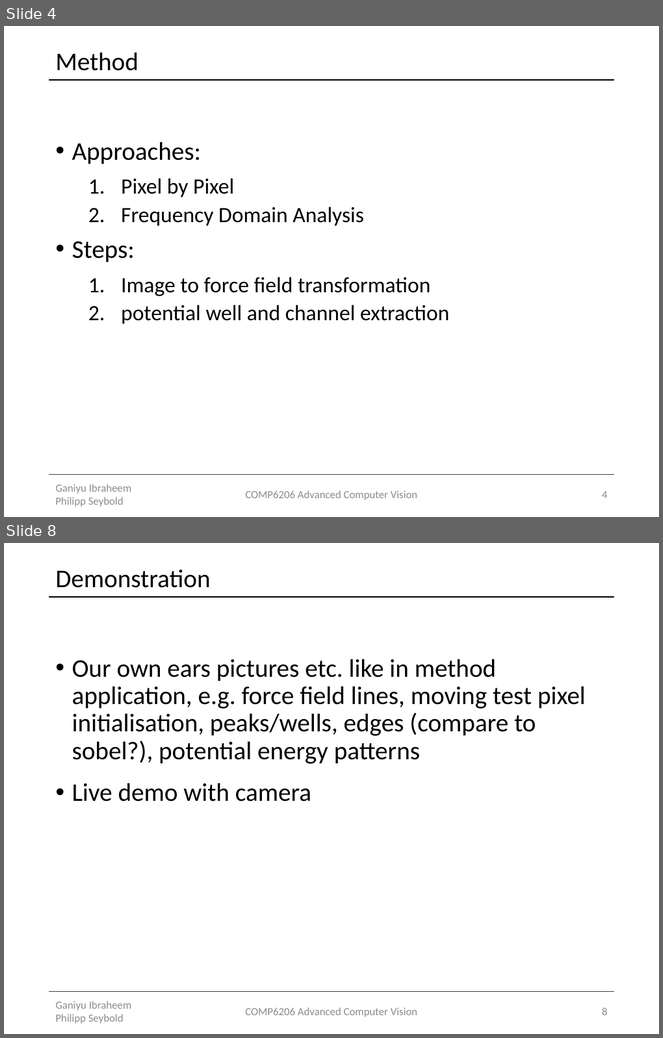
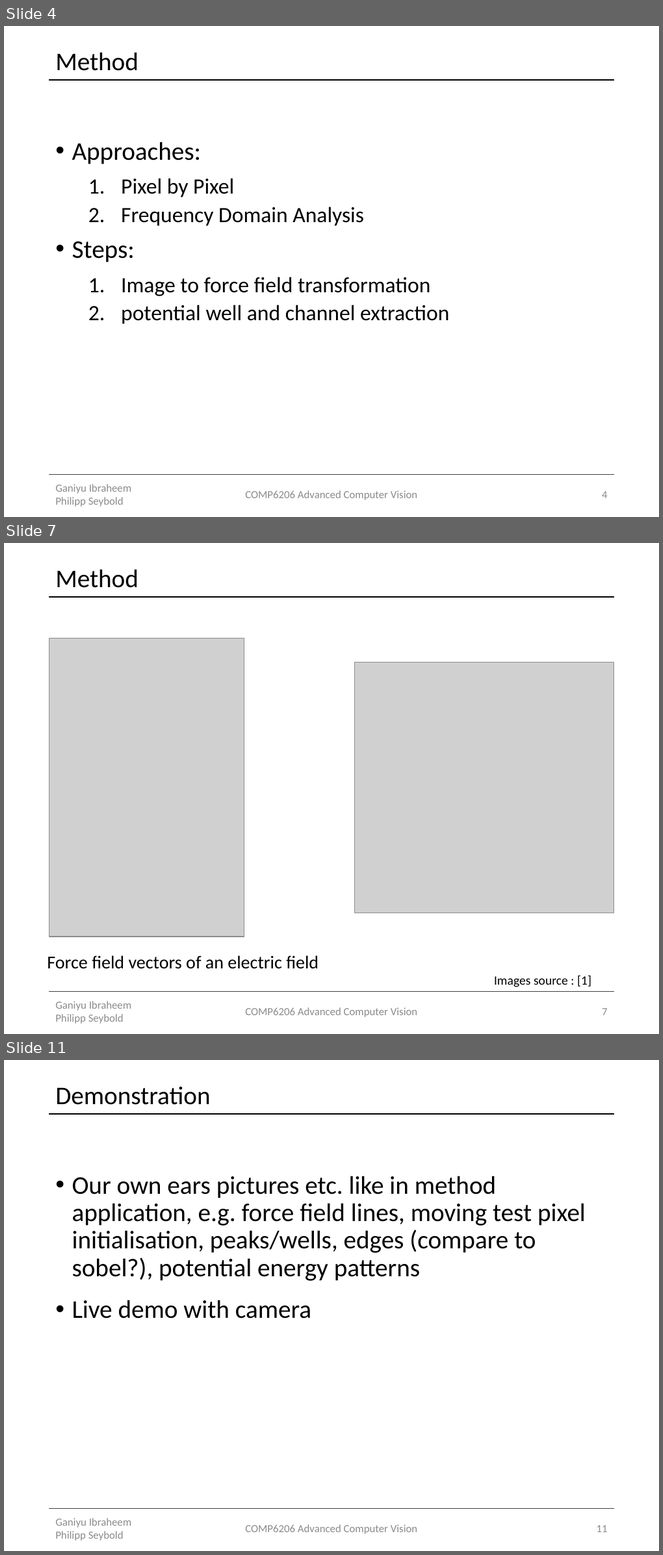
Before and after one commit to Lxrd-AJ/ForceFieldTransforms, a slide deck: Force Field Transformation.pptx. Shown one above the other, each under a label of ours: slides 4 and 8 before the commit, slides 4, 7 and 11 after it; the slides between them are not shown. The pictures are 663x1038 and 663x1555 pixels, drawn with LibreOffice and Linux fonts; fonts in the diff are those of the drawing; grey boxes stand for pictures. Boxes give left, top, right and bottom in pixels: in the first picture for what was removed or moved away, otherwise in the second. Text is boxed around its words. In the diff, an @@ line names an element or a change of style, - is before the commit and + after.

```diff
--- a/Force Field Transformation.pptx
+++ b/Force Field Transformation.pptx
@@ slide 7 added at (4,543,659,1034), background #FFFFFF; not listed: 2 template elements that a slide beside it also shows @@
@@ title added at (55,569,139,588), 28 pt, text #000000 @@
+Method
@@ picture added at (50,638,244,937) @@
@@ picture added at (354,662,614,913) @@
@@ text added at (47,956,319,969), 20 pt, text #000000 @@
+Force field vectors of an electric field
@@ text added at (494,975,592,988), 14 pt, text #000000 @@
+Images source : [1]
@@ text added at (55,1001,131,1024), 12 pt, text #8C8C8C @@
+Ganiyu Ibraheem Philipp Seybold
@@ text added at (245,1008,417,1017), 12 pt, text #8C8C8C @@
+COMP6206 Advanced Computer Vision
@@ page number added at (602,1008,607,1016), 12 pt, text #8C8C8C @@
+7
@@ what was slide 8 is now slide 11 @@
@@ page number at (597,1525,608,1533): text changed @@
-8
+11
```
Also in this commit, not shown: 4 slides changed, 2 other slides added.
